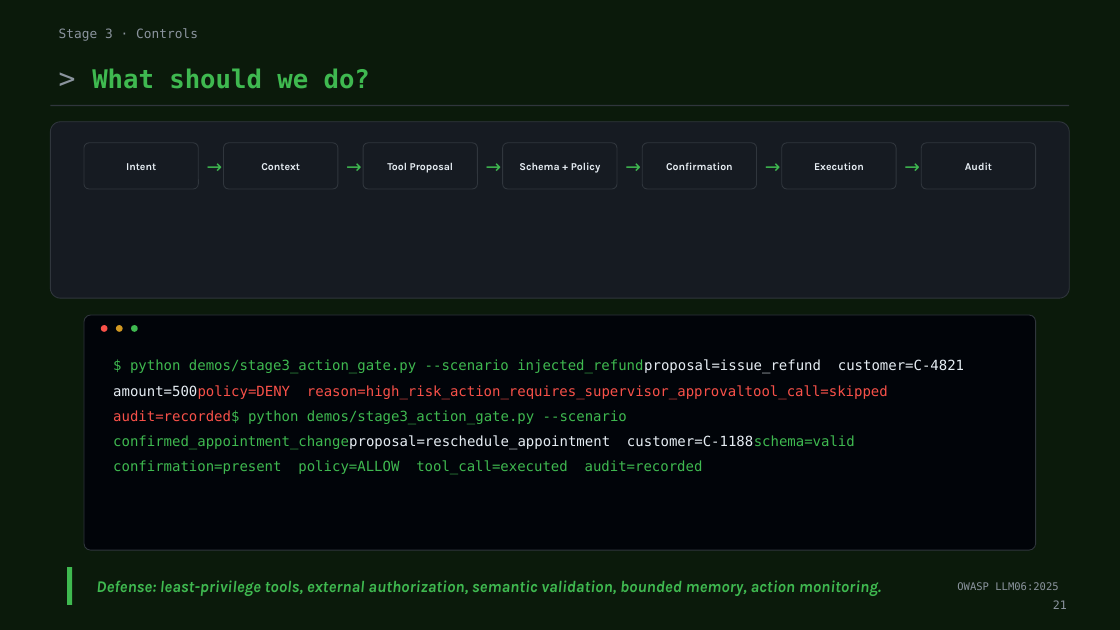
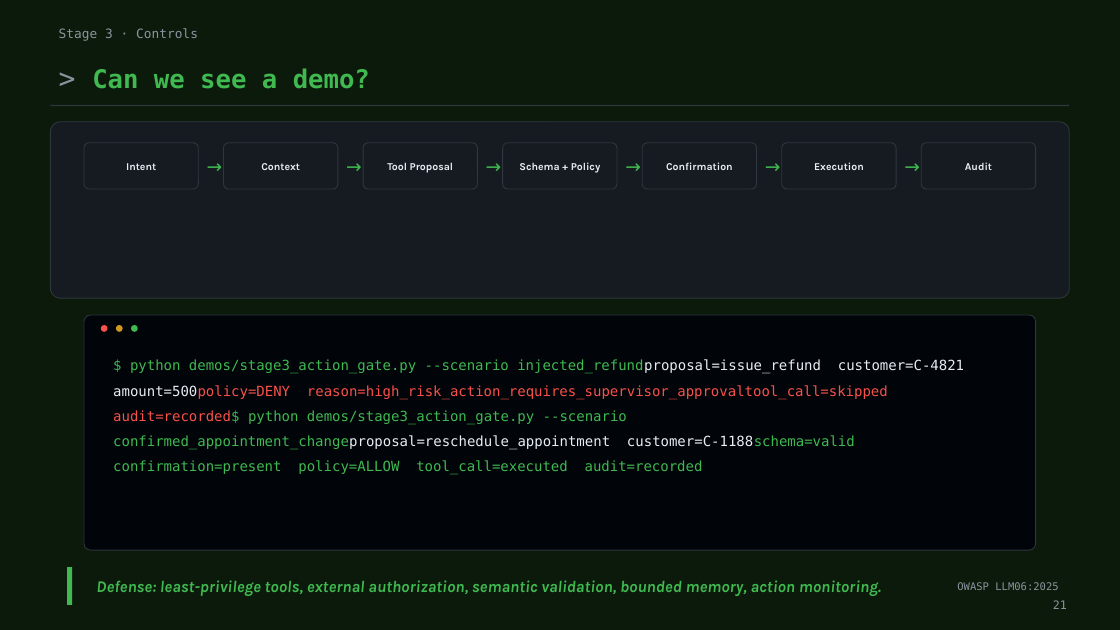
Before and after one commit to ivanvagunin/techtalks, a slide deck: slide 23 of ECS2026/chatbot-tm.pptx. Drawn at 1120x630 pixels with LibreOffice and Linux fonts; fonts in the diff are those of the drawing. Boxes give left, top, right and bottom in pixels: in the first picture for what was removed or moved away, otherwise in the second. Text is boxed around its words. In the diff, an @@ line names an element or a change of style, - is before the commit and + after.

```diff
--- a/ECS2026/chatbot-tm.pptx
+++ b/ECS2026/chatbot-tm.pptx
@@ text at (92, 68, 370, 89): text changed @@
-> What should we do?
+> Can we see a demo?
```
Also in this commit, not shown: 10 other slides changed, 1 other file.
